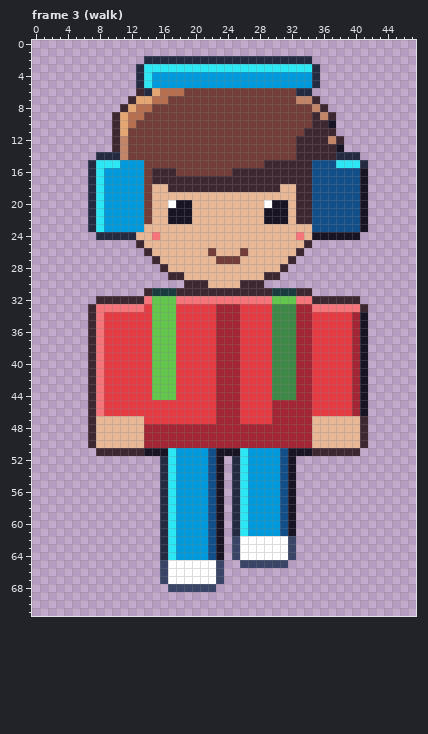
A pixel-art file gets an edit: art/ambient/ambient-pedestrian.aseprite. That is the earlier state.
48x72 pixels, 4 frames. Shown: frame 3 (walk). The commit also changed other frames, which this record leaves out.
After:
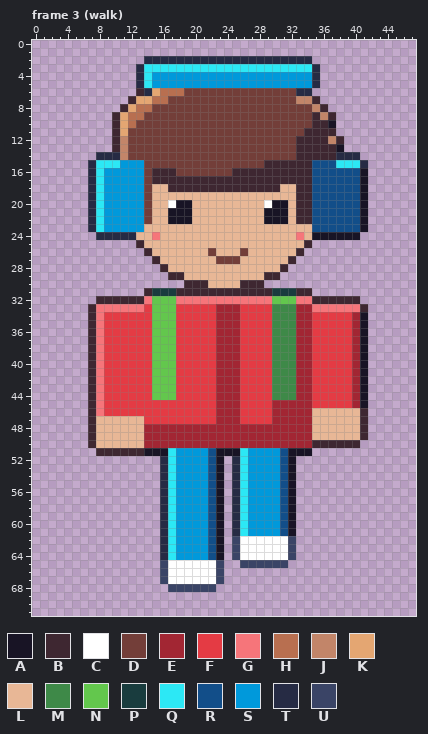
Palette (. is transparent): A #181425  B #3e2731  C #ffffff  D #733e39  E #a22633  F #e43b44  G #f6757a  H #b86f50  J #c28569  K #e4a672  L #e8b796  M #3e8948  N #63c74d  P #193c3e  Q #2ce8f5  R #124e89  S #0099db  T #262b44  U #3a4466
Diff:
--- frame 3 (walk)
@@ x 33..43 @@
 45 EEFFFFFEA..
-46 EEFFFFFEA..
+46 EELLLLLLB..
 47 EELLLLLLB..
@@ x 33..43 @@
 49 EELLLLLLB..
-50 EELLLLLLB..
-51 AABBBBBB...
+50 EEBBBBBB...
+51 AA.........
 52 ...........
